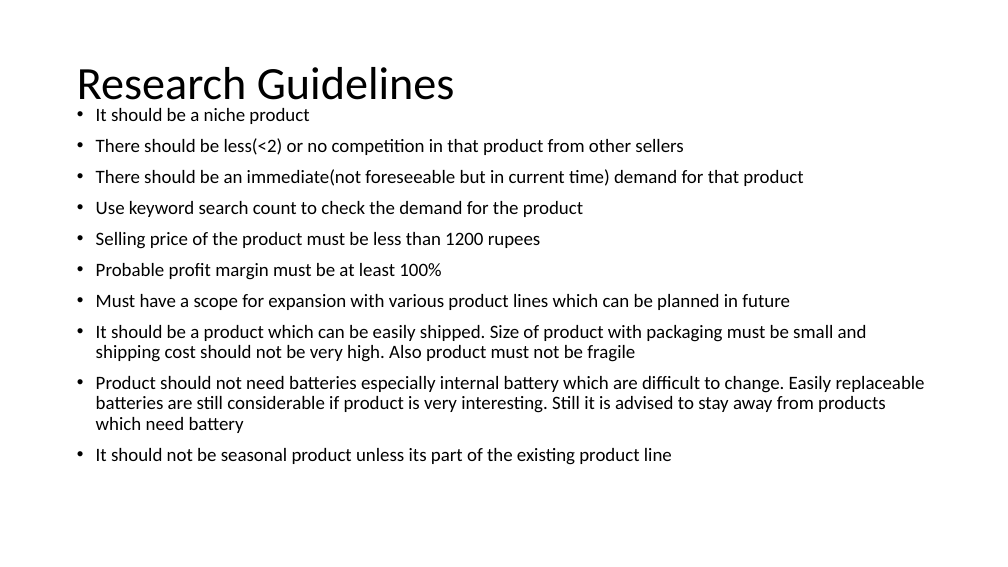
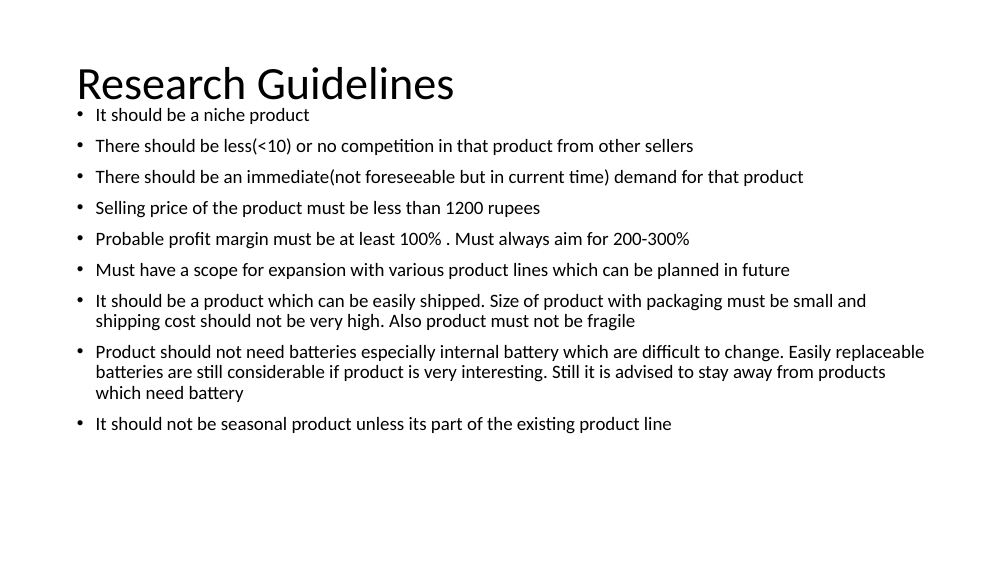
Before and after one commit to shaiksameercse/framework, a slide deck: slide 2 of framework/Product Research/ProductResearchFlow.pptx. Drawn at 1008x567 pixels with LibreOffice and Linux fonts; fonts in the diff are those of the drawing. Boxes give left, top, right and bottom in pixels: in the first picture for what was removed or moved away, otherwise in the second. Text is boxed around its words. In the diff, an @@ line names an element or a change of style, - is before the commit and + after.

```diff
--- a/framework/Product Research/ProductResearchFlow.pptx
+++ b/framework/Product Research/ProductResearchFlow.pptx
@@ text at (x1=96, y1=138, x2=693, y2=155): text changed @@
-• There should be less(<2) or no competition in that product from other sellers
+• There should be less(<10) or no competition in that product from other sellers
@@ text at (x1=96, y1=201, x2=583, y2=217): paragraph removed @@
-• Use keyword search count to check the demand for the product
@@ text at (x1=96, y1=232, x2=690, y2=249): text changed @@
-• Probable profit margin must be at least 100%
+• Probable profit margin must be at least 100% . Must always aim for 200-300%
```
Also in this commit, not shown: 1 slide added, 1 slide removed.
